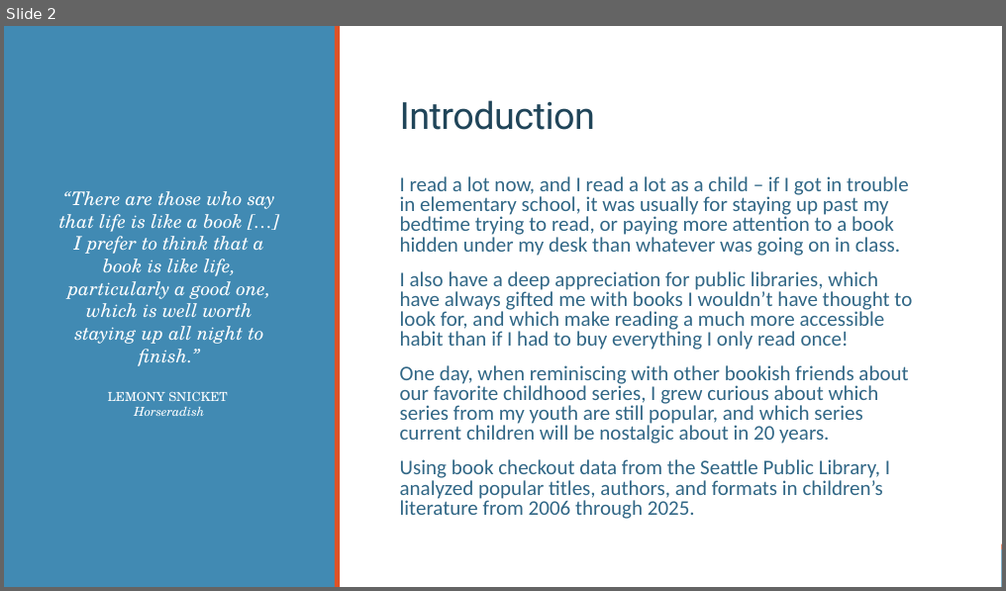
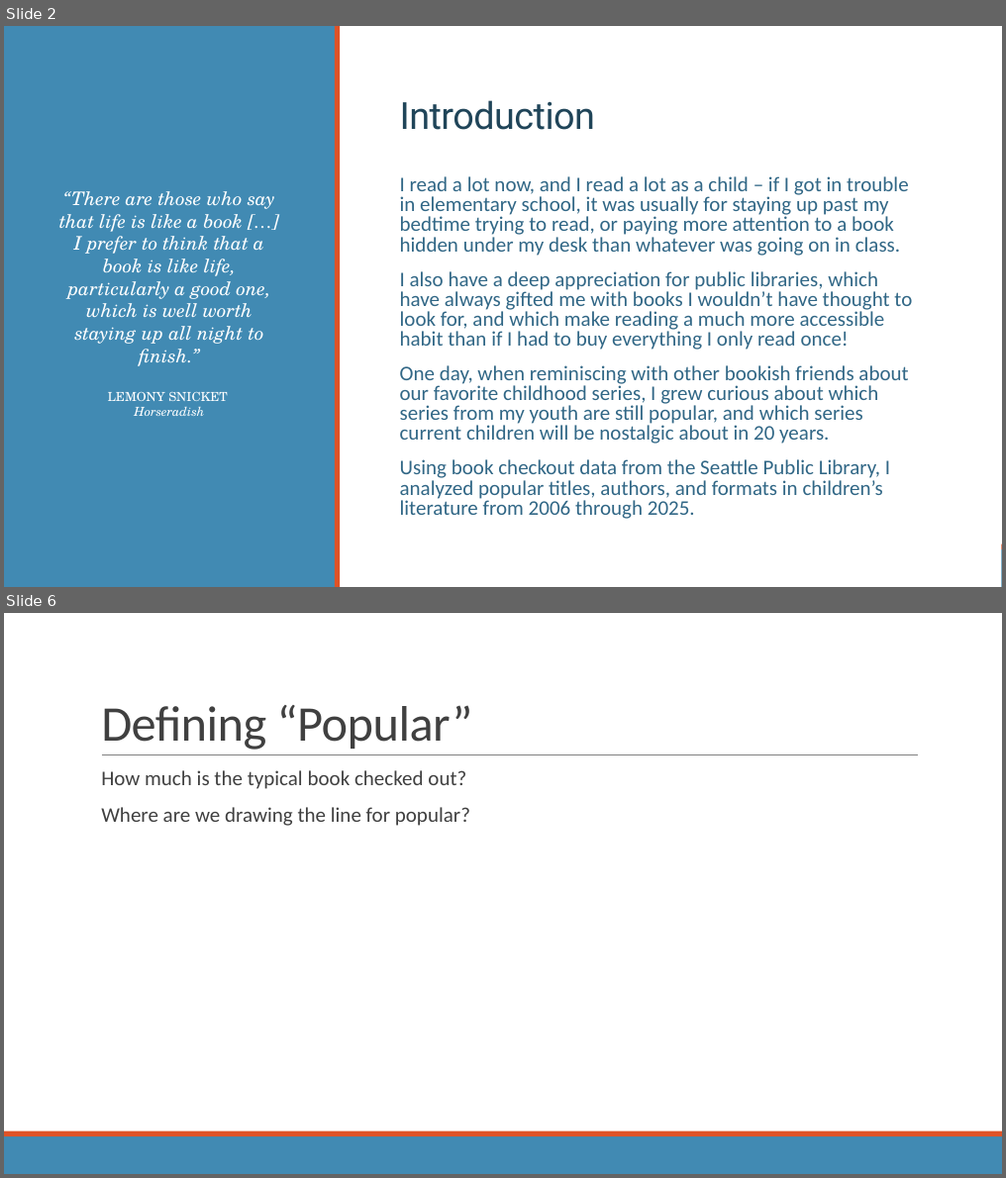
Before and after one commit to rm-pearson/NSS-capstone, a slide deck: presentation draft.pptx. Shown one above the other, each under a label of ours: slide 2 before the commit, slides 2 and 6 after it; the slides between them are not shown. The pictures are 1006x591 and 1006x1178 pixels, drawn with LibreOffice and Linux fonts; fonts in the diff are those of the drawing. Boxes give left, top, right and bottom in pixels: in the first picture for what was removed or moved away, otherwise in the second. Text is boxed around its words. In the diff, an @@ line names an element or a change of style, - is before the commit and + after.

```diff
--- a/presentation draft.pptx
+++ b/presentation draft.pptx
@@ slide 6 added at <box>4,613,1002,1174</box>, background #FFFFFF; not listed: 2 template elements that a slide beside it also shows @@
@@ title added at <box>101,705,473,750</box>, 48 pt, text #404040 @@
+Defining “Popular”
@@ line added from (102, 756) to (918, 756), #808080 0.5 pt @@
@@ text added at <box>101,770,470,826</box>, 20 pt, text #404040 @@
+  How much is the typical book checked out?
+  Where are we drawing the line for popular?
```
Also in this commit, not shown: 2 slides changed, 3 other slides added, 2 other files.
